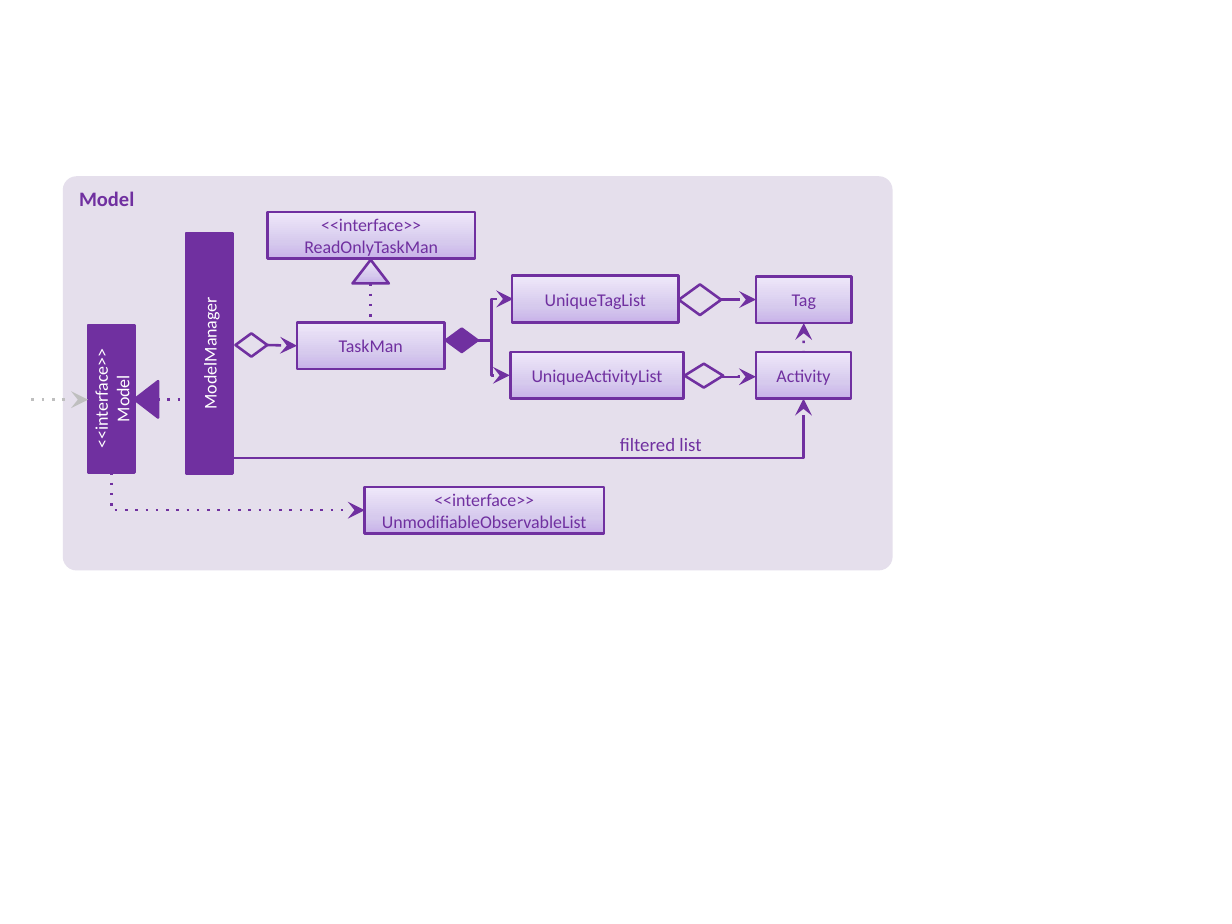
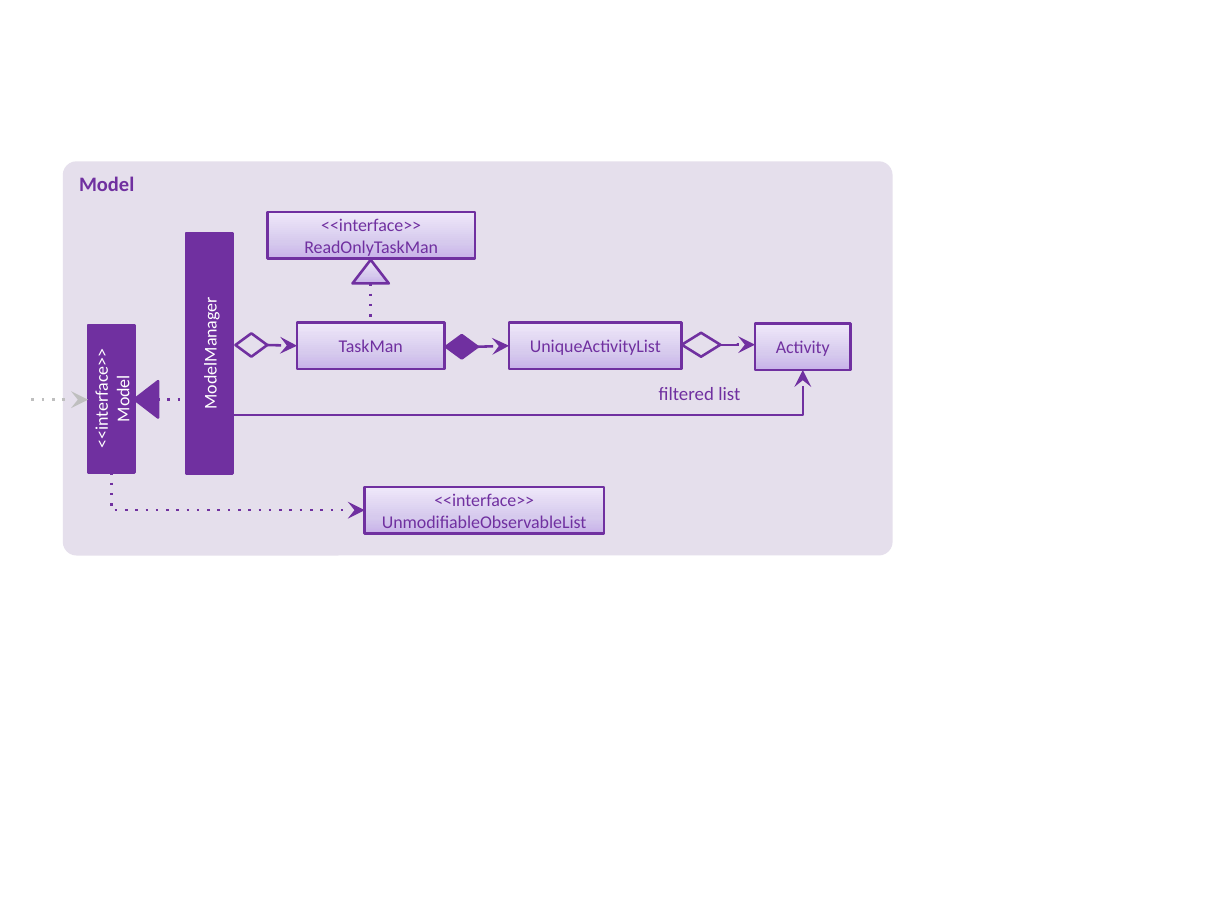
Before and after one commit to CS2103AUG2016-W10-C1/addressbook-level4, a slide deck: slide 9 of docs/diagrams/Diagrams.pptx. Drawn at 1232x924 pixels with LibreOffice and Linux fonts; fonts in the diff are those of the drawing. Boxes give left, top, right and bottom in pixels: in the first picture for what was removed or moved away, otherwise in the second. Text is boxed around its words. In the diff, an @@ line names an element or a change of style, - is before the commit and + after.

```diff
--- a/docs/diagrams/Diagrams.pptx
+++ b/docs/diagrams/Diagrams.pptx
@@ rounded rectangle "Model": place and size @@
-rounded rectangle "Model" at bbox=[63, 176, 893, 570]
+rounded rectangle "Model" at bbox=[63, 161, 893, 556]
@@ elbow arrow removed from (476, 340) to (514, 299) @@
@@ rectangle removed at bbox=[513, 276, 680, 323] @@
-UniqueTagList
@@ diamond removed at bbox=[679, 285, 721, 315] @@
@@ elbow arrow removed from (721, 299) to (756, 299) @@
@@ rectangle removed at bbox=[756, 276, 851, 323] @@
-Tag
@@ arrow removed from (803, 354) to (803, 323) @@
@@ diamond: place and size @@
-diamond at bbox=[446, 329, 478, 352]
+diamond at bbox=[446, 335, 478, 359]
@@ elbow arrow moved from (474, 340) - (510, 376) to (478, 346) - (509, 346) @@
@@ elbow arrow (478, 346) - (509, 346): elbow arrow to arrow @@
@@ diamond: place and size @@
-diamond at bbox=[685, 363, 723, 387]
+diamond at bbox=[681, 333, 719, 356]
@@ 2 rectangles, 1 elbow arrow: place and size @@
-2 rectangles, 1 elbow arrow at bbox=[510, 352, 850, 399]
+2 rectangles, 1 elbow arrow at bbox=[509, 323, 850, 371]
@@ elbow arrow moved from (209, 473) - (803, 399) to (209, 473) - (803, 370) @@
@@ text "filtered list": place and size @@
-text "filtered list" at bbox=[620, 438, 701, 451]
+text "filtered list" at bbox=[659, 387, 740, 400]
```
Also in this commit, not shown: 2 other slides changed, 2 other files.
